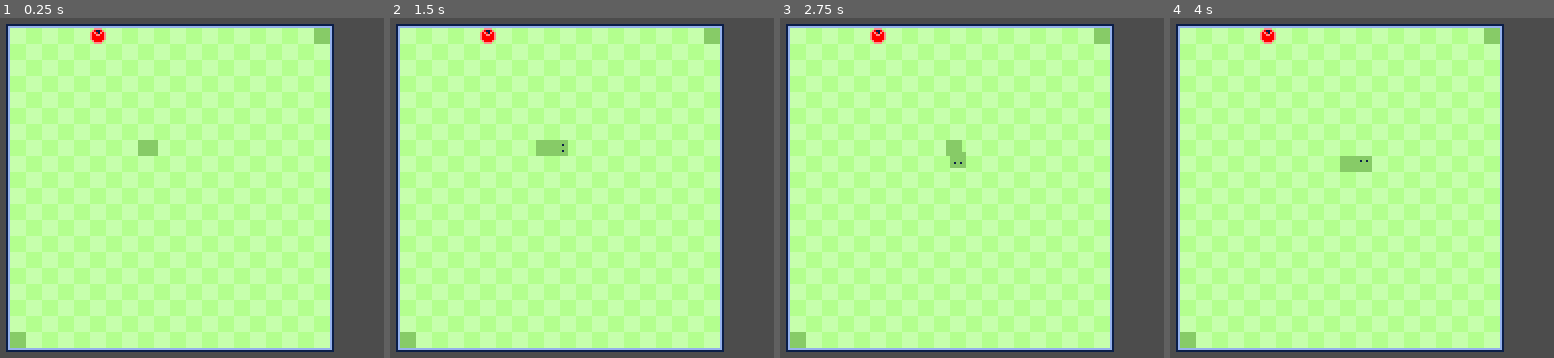
Above: before the commit, frames 1-4 (left to right).
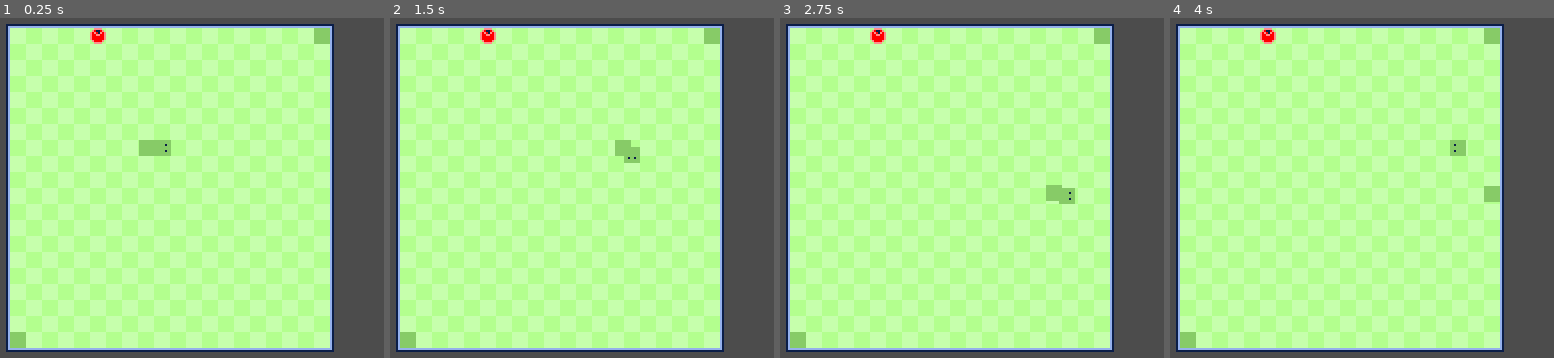
Above: after the commit, the same moments.

Repository: JustKwa/Snak-e
Game: Godot game, scene res://Scenes/level.tscn
Same seed, same stepped clock (60 frames per second), same inputs: the game is played once before the commit and once after it.
Inputs:
- Up to frame 1 (0.25 s): no input
- Up to frame 2 (1.5 s): hold Right (ui_right) 0.53-1.28 s; hold Down (ui_down) from 1.28 s (still down)
- Up to frame 3 (2.75 s): release Down (ui_down) at 2.03 s; hold Right (ui_right) from 2.03 s (still down)
- Up to frame 4 (4 s): release Right (ui_right) at 2.78 s; hold Up (ui_up) 2.78-3.53 s; hold Left (ui_left) from 3.53 s (still down)

The runs differ from the first frame. In frame 1, 0.2% of the frame differs, in the area x 35-45%, y 35-41%; in frame 2, 0.7%; in frame 3, 0.7%; in frame 4, 0.8%, in the area x 44-86%, y 35-55%.

Commit message:
fix directory

Diff:
--- a/Scenes/Snake.tscn
+++ b/Scenes/Snake.tscn
@@ -9,7 +9,6 @@
 
 [node name="snake" type="Node2D"]
 script = ExtResource( 3 )
-speed = 1.0
 
 [node name="head" type="Area2D" parent="."]
 script = ExtResource( 2 )
--- a/Scenes/food.tscn
+++ b/Scenes/food.tscn
@@ -1,7 +1,7 @@
 [gd_scene load_steps=4 format=2]
 
 [ext_resource path="res://Sprites/food.png" type="Texture" id=1]
-[ext_resource path="res://scripts/food.gd" type="Script" id=2]
+[ext_resource path="res://Scripts/food.gd" type="Script" id=2]
 
 [sub_resource type="CircleShape2D" id=1]
 radius = 4.0
--- a/Scenes/level.tscn
+++ b/Scenes/level.tscn
@@ -1,9 +1,9 @@
 [gd_scene load_steps=7 format=2]
 
 [ext_resource path="res://Sprites/grid.png" type="Texture" id=1]
-[ext_resource path="res://scenes/snake.tscn" type="PackedScene" id=2]
-[ext_resource path="res://scripts/level.gd" type="Script" id=3]
-[ext_resource path="res://scenes/body.tscn" type="PackedScene" id=4]
+[ext_resource path="res://Scenes/Snake.tscn" type="PackedScene" id=2]
+[ext_resource path="res://Scripts/level.gd" type="Script" id=3]
+[ext_resource path="res://Scenes/body.tscn" type="PackedScene" id=4]
 [ext_resource path="res://Sprites/grid_tile.png" type="Texture" id=5]
 
 [sub_resource type="TileSet" id=1]
@@ -40,6 +40,7 @@
 
 [node name="snake" parent="." instance=ExtResource( 2 )]
 position = Vector2( 140, 76 )
+speed = 4.5
 
 [node name="body" parent="." instance=ExtResource( 4 )]
 position = Vector2( 228, 20 )
--- a/Scripts/level.gd
+++ b/Scripts/level.gd
@@ -1,18 +1,21 @@
 extends Node2D
 
-onready var food = preload("res://scenes/food.tscn")
+onready var food = preload("res://Scenes/food.tscn")
+
 
 func _ready():
 	spawn_food()
 
+
 func spawn_food():
 	var instance = food.instance()
-	var x = rand_range(9,28)
-	var y = rand_range(2,21)
+	var x = rand_range(9, 28)
+	var y = rand_range(2, 21)
 	instance.position = $grid.map_to_world(Vector2(x, y)) + Vector2(4, 4)
-	instance.connect("food_eaten",self,"is_eaten")
+	instance.connect("food_eaten", self, "is_eaten")
 	add_child(instance)
 	pass
+
 
 func is_eaten():
 	spawn_food()
--- a/Scripts/snake.gd
+++ b/Scripts/snake.gd
@@ -8,8 +8,9 @@
 var gap = -8
 var length = 1
 
-onready var body = preload("res://scenes/body.tscn")
+onready var body = preload("res://Scenes/body.tscn")
 onready var head = $head
+
 
 func _ready():
 	input_dir.append(Vector2(1, 0))
@@ -17,9 +18,11 @@
 	spawn_body()
 	pass
 
+
 func _physics_process(delta):
 	_check_dir()
 	move(delta)
+
 
 func move(delta):
 	for i in get_children():
@@ -39,6 +42,7 @@
 		else:
 			i.position = i.current_pos + (GRID_SIZE * i.percent_to_tile * i.direction.front())
 
+
 func _check_dir():
 	if input.x == 0:
 		input.y = int(Input.is_action_just_pressed("ui_down")) - int(Input.is_action_just_pressed("ui_up"))
@@ -52,6 +56,7 @@
 
 	pass
 
+
 func spawn_body():
 	length += 1
 	var instance = body.instance()
--- a/project.godot
+++ b/project.godot
@@ -11,7 +11,7 @@
 [application]
 
 config/name="Snake game"
-run/main_scene="res://scenes/level.tscn"
+run/main_scene="res://Scenes/level.tscn"
 config/icon="res://icon.png"
 
 [display]
